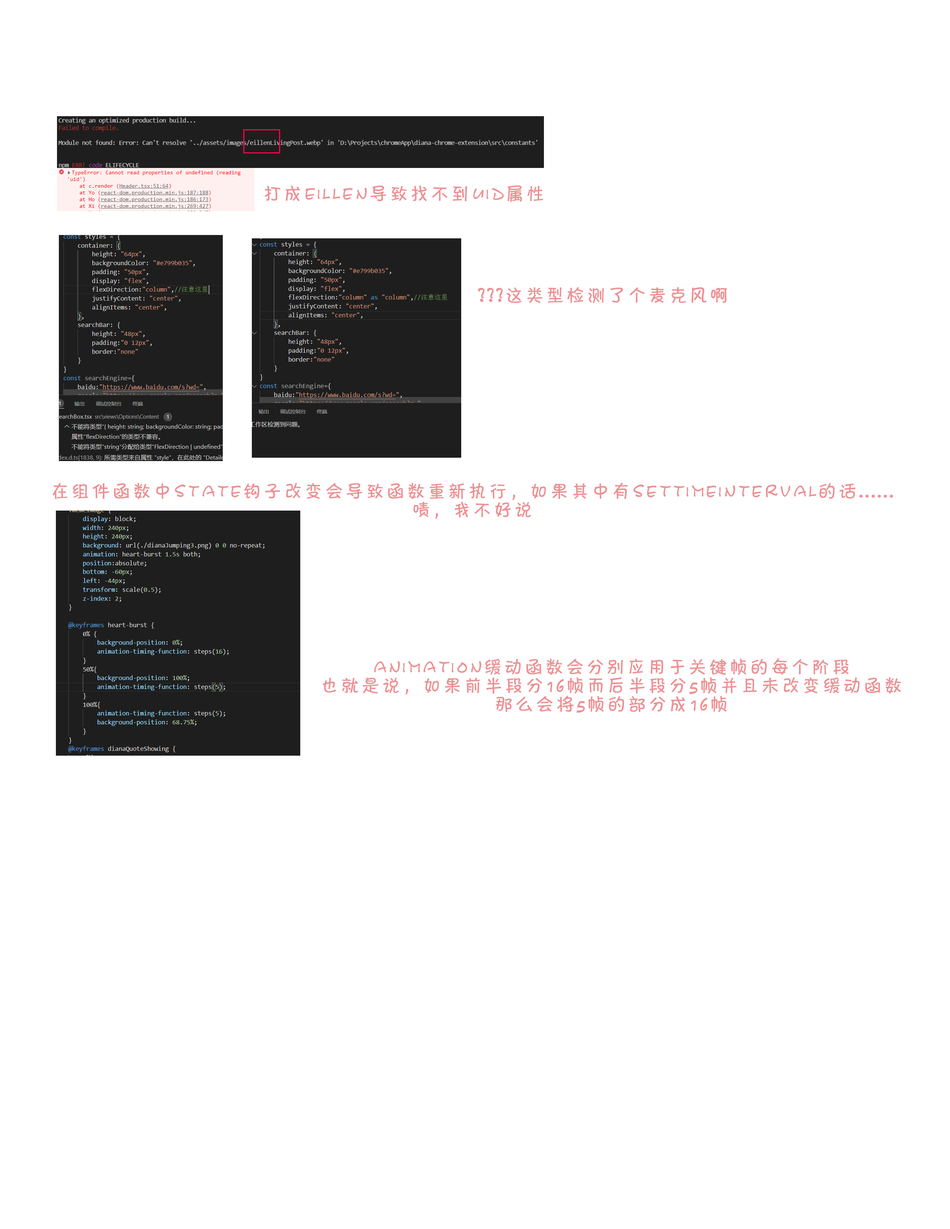
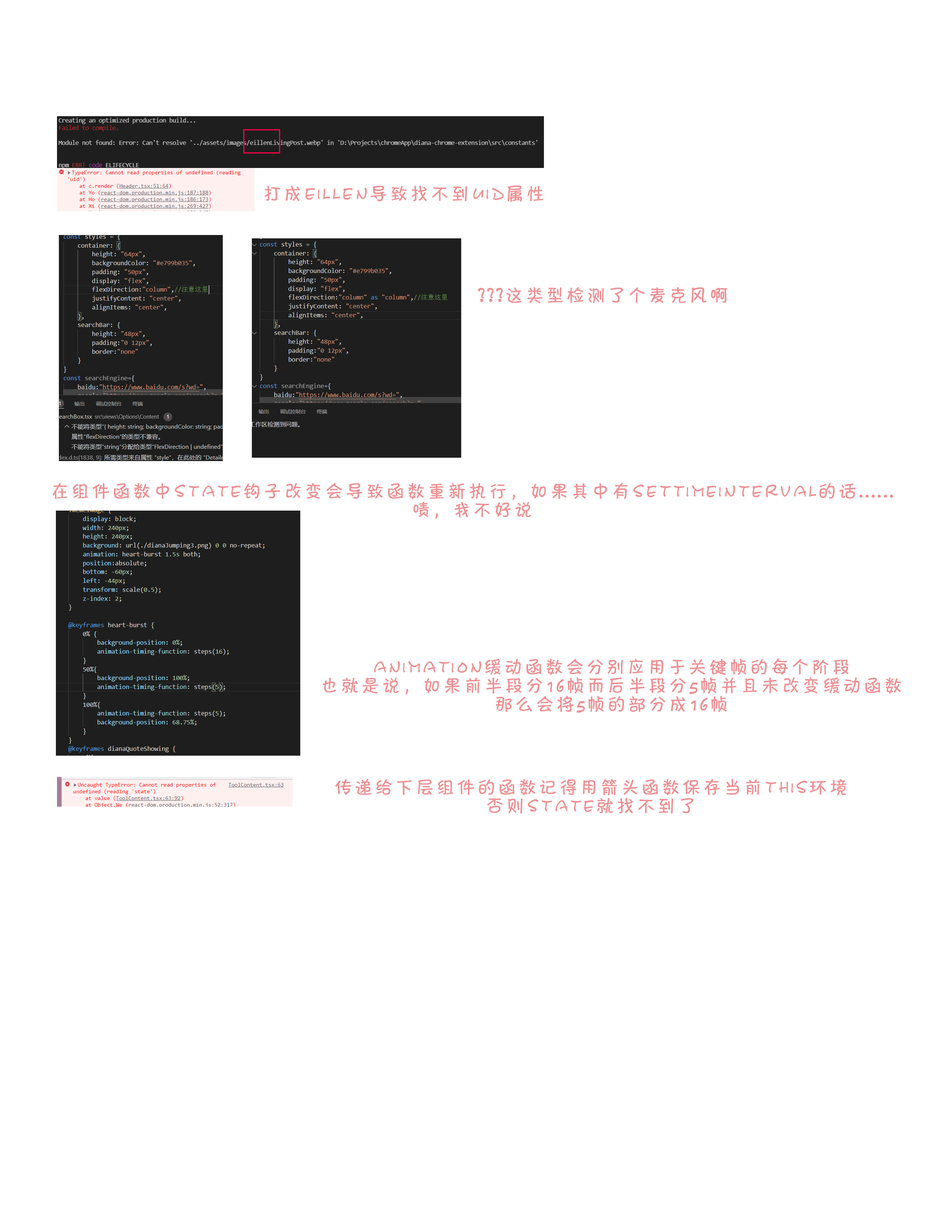
Layered file, before and after one edit (w=950, h=1229). Changes by layer:
added layer "传递给下层组件的函数记得用箭头函数保存当前this环境 否则state就找不到了" above "图层 7" over [334, 778, 847, 814]
added layer "图层 7" above "animation缓动函数会分别应用于关键帧的每个阶段 也就是说，如果前半段分16帧而后半段分5帧并且未改变缓动函数 那么会将" over [56, 777, 293, 807]
